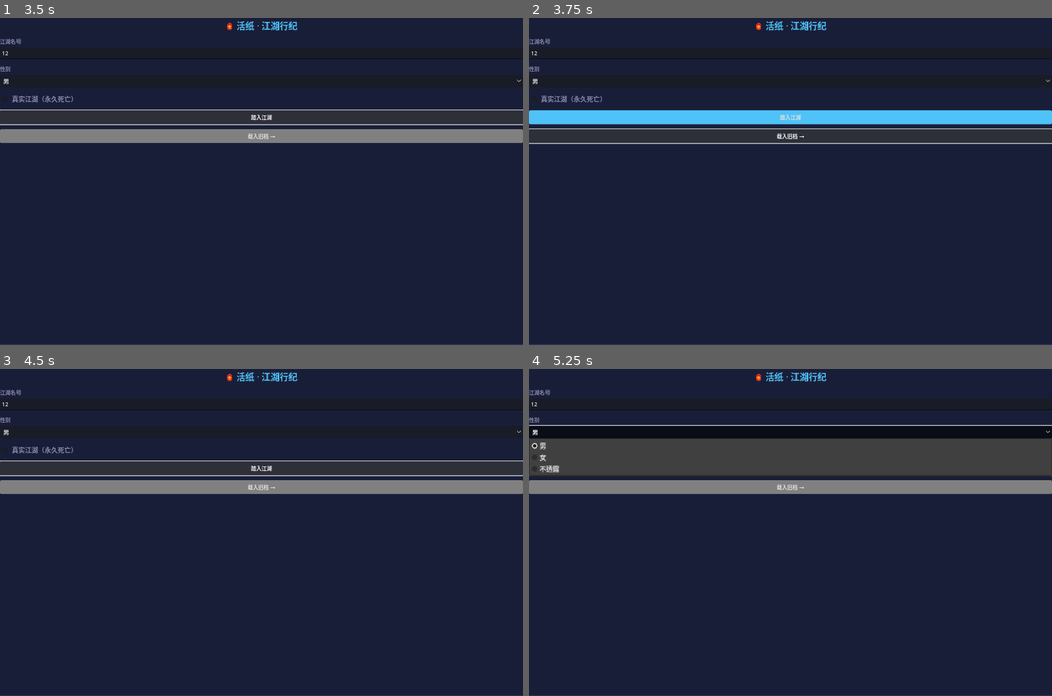
Above: before the commit, frames 1-4 (two rows, left to right).
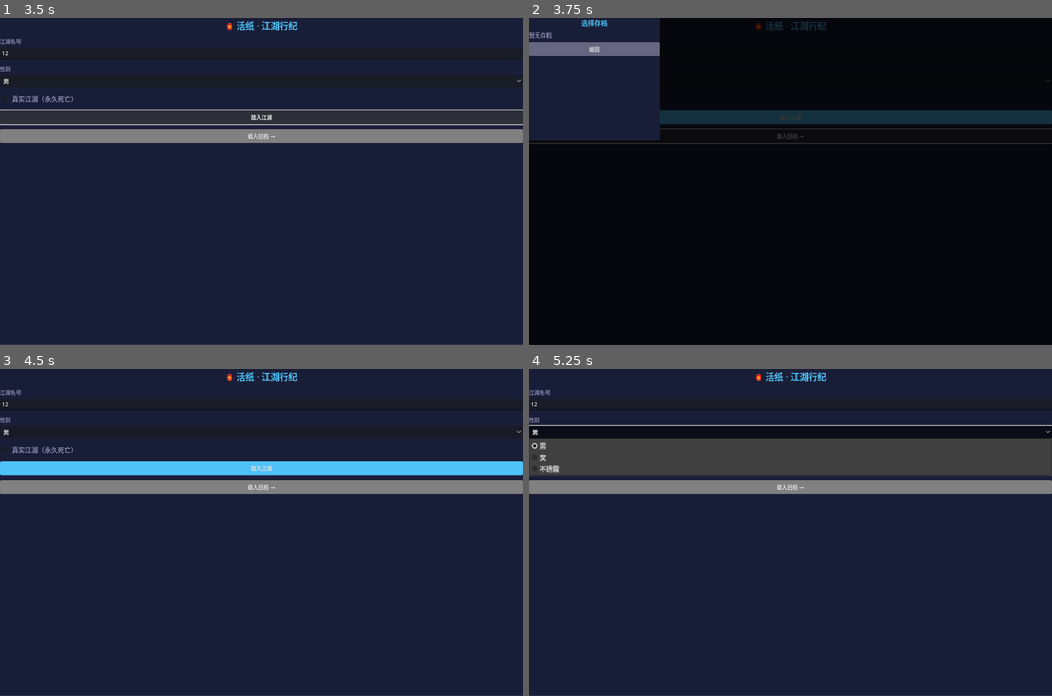
Above: after the commit, the same moments.

Repository: ZaneWilliamsMiller/ai_world_demo
Game: Godot game, scene res://scenes/game.tscn
Two runs of this game, one before a commit and one after it. Both use one fixed random seed, a clock stepped at 60 frames per second and the inputs below.
Inputs (mouse positions are in pixels of both pictures, inside the frame that each line leads up to):
- Up to frame 1 (3.5 s): click (261, 53) at 0.52 s; type "12" at 0.6 s; click "男" at 1.25 s; click "真实江湖（永久死亡）" at 2 s; click "踏入江湖" at 2.75 s
- Up to frame 2 (3.75 s): click "载入旧档 →" at 3.5 s
- Up to frame 3 (4.5 s): click "踏入江湖" (after the commit: "返回") at 4.25 s
- Up to frame 4 (5.25 s): click "男" at 5 s

Frame 1 is identical in both runs. In frame 2, 93% of the frame differs, in the area x 0-100%, y 0-100%; in frame 3, 4.8%; in frame 4, nothing differs.
Error before the commit: Invalid call. Nonexistent function 'is_valid' in base 'Nil'. (res://scripts/api_client.gd:74)
Error after the commit: Parse Error: Cannot infer the type of "result_arr" variable because the value doesn't have a set type. (res://scripts/api_client.gd:41)

Commit message:
fix: replace spin-wait with await request_completed (race condition fix)

Diff:
--- a/godot/scripts/api_client.gd
+++ b/godot/scripts/api_client.gd
@@ -7,31 +7,11 @@
 @export var timeout_sec: float = 30.0
 
 # ── Internal ──
-var _pending: Dictionary = {}   # request_id → Callable(result)
 var _req_id: int = 0
 
-
+## Signal-based request — returns the parsed response Dictionary.
+## Awaits the actual HTTPRequest completion signal, no spin-wait.
 func request(path: String, method: String = "GET", body: Dictionary = {}) -> Dictionary:
-	"""Synchronous wrapper — blocks until response arrives.  Use in UI code."""
-	var done := false
-	var result: Dictionary = {}
-
-	_send(path, method, body, func(r: Dictionary):
-		result = r
-		done = true
-	)
-
-	# Spin-wait (only used from UI buttons, so this is fine)
-	var t0 := Time.get_ticks_msec()
-	while not done and (Time.get_ticks_msec() - t0) < timeout_sec * 1000:
-		await get_tree().process_frame
-
-	if not done:
-		result = {"error": "timeout"}
-	return result
-
-
-func _send(path: String, method: String, body: Dictionary, callback: Callable) -> void:
 	var http := HTTPRequest.new()
 	add_child(http)
 
@@ -41,12 +21,6 @@
 		"Accept: application/json",
 	])
 	var json_body := JSON.stringify(body) if not body.is_empty() else ""
-
-	_req_id += 1
-	var rid := _req_id
-	_pending[rid] = callback
-
-	http.request_completed.connect(_on_complete.bind(rid, http))
 
 	var err: Error
 	match method:
@@ -60,36 +34,34 @@
 	print("[API] request() err=%d url=%s" % [err, full_url])
 
 	if err != OK:
-		_pending.erase(rid)
-		callback.call({"error": "request_failed", "code": err})
+		http.queue_free()
+		return {"error": "request_failed", "code": err}
 
-
-func _on_complete(result: int, response_code: int, headers: PackedStringArray, body: PackedByteArray, rid: int, http: HTTPRequest) -> void:
-	print("[API] _on_complete rid=%d result=%d status=%d body_len=%d" % [rid, result, response_code, body.size()])
-	var cb = _pending.get(rid)
-	_pending.erase(rid)
+	# Await the real completion signal — no spin-wait race condition
+	var result_arr := await http.request_completed
 	http.queue_free()
 
-	if result != HTTPRequest.RESULT_SUCCESS:
-		if cb.is_valid():
-			cb.call({"error": "network_error", "code": result})
-		return
+	var response_code: int = result_arr[1]
+	var body_bytes: PackedByteArray = result_arr[3]
+	print("[API] request_completed status=%d body_len=%d" % [response_code, body_bytes.size()])
 
-	var text := body.get_string_from_utf8()
+	if result_arr[0] != HTTPRequest.RESULT_SUCCESS:
+		return {"error": "network_error", "code": result_arr[0]}
+
+	var text := body_bytes.get_string_from_utf8()
 	var data: Dictionary = {}
 	if text.begins_with("{") or text.begins_with("["):
 		var json := JSON.new()
-		var err := json.parse(text)
-		if err == OK:
-			data = json.data as Dictionary
+		var parse_err := json.parse(text)
+		if parse_err == OK:
+			data = json.data as Dictionary if json.data is Dictionary else {}
 		else:
 			data = {"_raw": text}
 	else:
 		data = {"_raw": text}
 
 	data["_status"] = response_code
-	if cb.is_valid():
-		cb.call(data)
+	return data
 
 
 ## Talk to NPC with Server-Sent Events (streaming).
@@ -112,9 +84,6 @@
 		"message": message
 	})
 
-	# For SSE, we use a blocking-style HTTP request; Godot's HTTPRequest
-	# doesn't natively support streaming, so we fall back to polling.
-	# We send the request and when it completes, we parse the SSE body.
 	http.request_completed.connect(_on_stream_complete.bind(http))
 	http.request(full_url, headers, HTTPClient.METHOD_POST, json_body)
 
@@ -139,7 +108,6 @@
 				if d.get("done", false):
 					done_data = d
 				else:
-					# non-stream fallback: the whole response is in done chunk
 					if not d.has("chunk") and d.has("visible_text"):
 						full_text = d.get("visible_text", "")
 						stream_chunk.emit(full_text)
